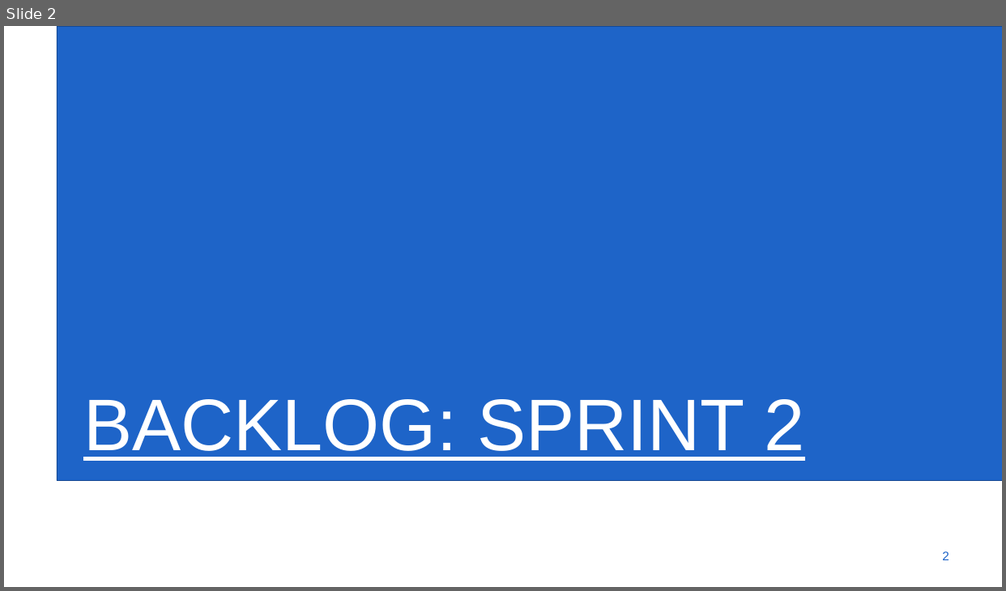
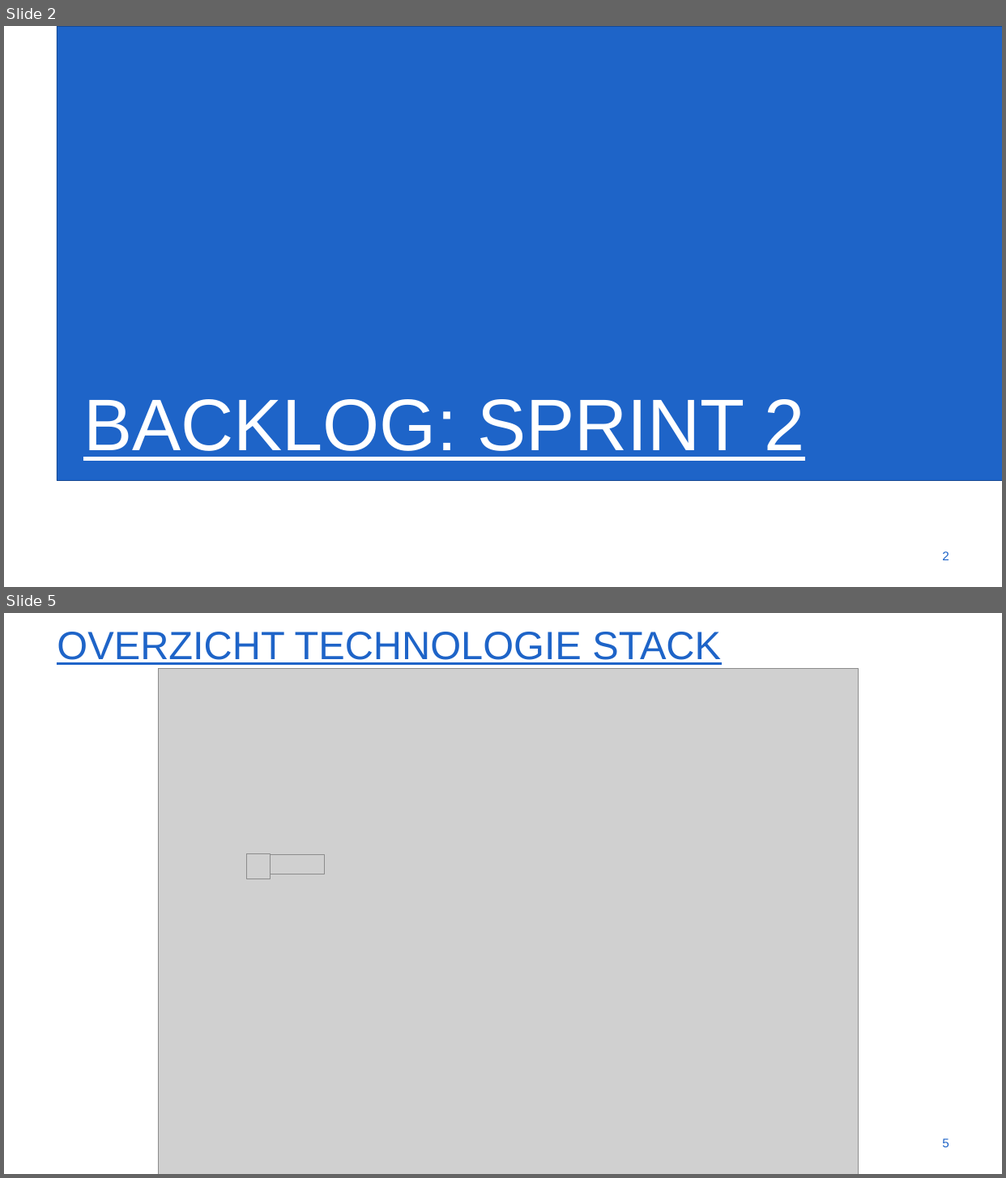
Before and after one commit to WouterStemgee/inventory-management-system-autonomous-drones, a slide deck: presentaties/PresentatieSprint2.pptx. Shown one above the other, each under a label of ours: slide 2 before the commit, slides 2 and 5 after it; the slides between them are not shown. The pictures are 1006x591 and 1006x1178 pixels, drawn with LibreOffice and Linux fonts; fonts in the diff are those of the drawing; grey boxes stand for pictures; background and template pictures are left out. Boxes give left, top, right and bottom in pixels: in the first picture for what was removed or moved away, otherwise in the second. Text is boxed around its words. In the diff, an @@ line names an element or a change of style, - is before the commit and + after.

```diff
--- a/presentaties/PresentatieSprint2.pptx
+++ b/presentaties/PresentatieSprint2.pptx
@@ slide 5 added at [4,613,1002,1174], background #FFFFFF @@
@@ title added at [57,632,721,665], 54 pt, text #1E64C8, underline @@
+OVERZICHT TECHNOLOGIE STACK
@@ picture added at [158,668,859,1174] @@
@@ picture added at [247,854,270,879] @@
@@ picture added at [269,855,325,875] @@
@@ page number added at [942,1139,949,1148], 17.1 pt, text #1E64C8 @@
+5
```
Also in this commit, not shown: 6 slides changed, 4 other slides added, 2 slides removed, 2 other files.
